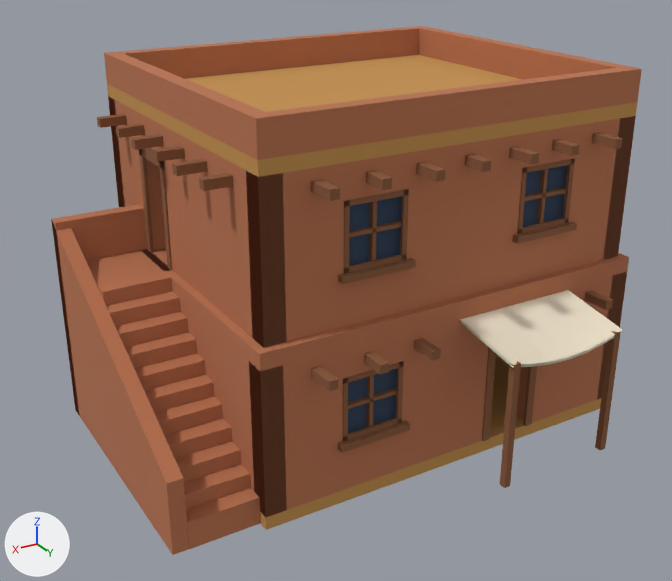
A saved change to the Blender file assets/blender/house.blend.
The view is the same before and after, from a 50 mm lens placed at (9.57, 15.06, 9.59), pointed at (0.9, 0.62, 2.37). The axes (+X, +Y, +Z) are drawn at lower left. The lights are the same throughout. The first picture is the older version.

The first picture shows 'awning-col', 'ground_floor-col', 'ground_wall_front-col', 'ground_wall_right-col', 'roof-col', 'stair-col', 'upper_slab-col', 'upper_wall_front-col', 'upper_wall_left-col', 'upper_wall_right-col' and 2 more.
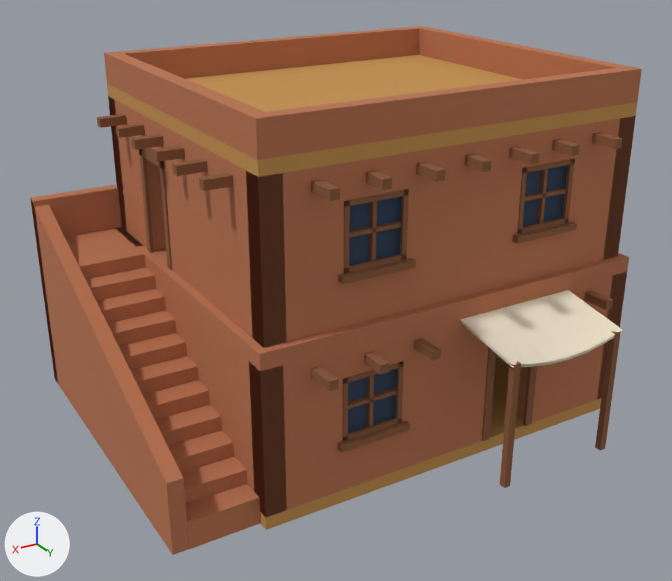
Where the change shows, as pixel boxes (x1, y1, x2, y2) in the pictures (672 x 581 px; the box of a moved part takes in the faces that stretch with it):
'stair-col', reshaped (10% wider)
    before: (51, 204, 260, 555)
    after: (30, 185, 260, 555)
part 1 of me_stair_col, moved or reshaped
    before: (184, 464, 251, 509)
    after: (181, 456, 247, 504)
part 2 of me_stair_col, moved or reshaped
    before: (175, 441, 241, 482)
    after: (168, 430, 234, 473)
part 3 of me_stair_col, moved or reshaped
    before: (164, 419, 232, 458)
    after: (155, 405, 222, 446)
part 4 of me_stair_col, moved or reshaped
    before: (154, 396, 223, 435)
    after: (143, 380, 210, 420)
part 5 of me_stair_col, moved or reshaped
    before: (145, 375, 214, 413)
    after: (130, 356, 198, 395)
part 6 of me_stair_col, moved or reshaped
    before: (135, 353, 205, 391)
    after: (119, 333, 187, 370)
part 7 of me_stair_col, moved or reshaped
    before: (125, 332, 197, 369)
    after: (107, 310, 176, 346)
part 8 of me_stair_col, moved or reshaped
    before: (115, 312, 189, 347)
    after: (96, 289, 166, 323)
part 9 of me_stair_col, moved or reshaped
    before: (106, 291, 181, 326)
    after: (86, 267, 156, 301)
part 10 of me_stair_col, moved or reshaped
    before: (97, 271, 172, 306)
    after: (75, 247, 146, 279)
part 11 of me_stair_col, moved or reshaped
    before: (86, 249, 169, 285)
    after: (65, 227, 142, 258)
part 12 of me_stair_col, moved or reshaped
    before: (51, 204, 147, 415)
    after: (30, 185, 122, 383)
part 13 of me_stair_col, moved or reshaped
    before: (186, 488, 259, 544)
    after: (185, 484, 259, 544)
part 14 of me_stair_col, moved or reshaped
    before: (51, 220, 183, 555)
    after: (32, 204, 183, 555)

Diff of the bpy script that builds the scene:
```diff
--- a/assets/blender/house.blend.py
+++ b/assets/blender/house.blend.py
@@ me_stair_col @@
 # used by ob_stair_col; location = (0.0, 0.0, 0.0)
 # before: 0 (4.0, 2.95, -0.25), 1 (5.3, 2.97, -0.25), 4 (4.0, 2.95, 0.28) at pixel (250, 487), 5 (5.3, 2.97, 0.28)
 # before: 98 (5.3, -2.02, 3.9) at pixel (65, 216), 99 (5.3, -2.02, -0.25), 102 (5.58, -2.02, 3.9) at pixel (51, 218), 103 (5.58, -2.02, -0.25) at pixel (75, 410)
-me_stair_col.from_pydata(...)  # 112 vertices, 84 faces; spans x 3.85..5.58, y -2.02..3.31, z -0.25..3.9
+me_stair_col.from_pydata(...)  # 112 vertices, 84 faces; spans x 3.85..5.58, y -3.56..3.31, z -0.25..3.9
+# me_stair_col part 1: the loose piece of 8 vertices spanning x 4.0..5.3, y 2.61..2.97, z -0.25..0.55 is scaled about its middle by (1, 1.41, 1), then moved by (0.0, -0.21, 0.0)
+# me_stair_col part 2: the loose piece of 8 vertices spanning x 4.0..5.3, y 2.28..2.62, z -0.25..0.83 is scaled about its middle by (1, 1.41, 1), then moved by (0.0, -0.35, 0.0)
+# me_stair_col part 3: the loose piece of 8 vertices spanning x 4.0..5.3, y 1.94..2.28, z -0.25..1.11 is scaled about its middle by (1, 1.41, 1), then moved by (0.0, -0.49, 0.0)
+# me_stair_col part 4: the loose piece of 8 vertices spanning x 4.0..5.3, y 1.59..1.95, z -0.25..1.39 is scaled about its middle by (1, 1.41, 1), then moved by (0.0, -0.63, 0.0)
+# me_stair_col part 5: the loose piece of 8 vertices spanning x 4.0..5.3, y 1.25..1.61, z -0.25..1.66 is scaled about its middle by (1, 1.41, 1), then moved by (0.0, -0.77, 0.0)
+# me_stair_col part 6: the loose piece of 8 vertices spanning x 4.0..5.3, y 0.92..1.26, z -0.25..1.94 is scaled about its middle by (1, 1.41, 1), then moved by (0.0, -0.91, 0.0)
+# me_stair_col part 7: the loose piece of 8 vertices spanning x 4.0..5.3, y 0.58..0.92, z -0.25..2.22 is scaled about its middle by (1, 1.41, 1), then moved by (0.0, -1.05, 0.0)
+# me_stair_col part 8: the loose piece of 8 vertices spanning x 4.0..5.3, y 0.23..0.59, z -0.25..2.5 is scaled about its middle by (1, 1.41, 1), then moved by (0.0, -1.19, 0.0)
+# me_stair_col part 9: the loose piece of 8 vertices spanning x 4.0..5.3, y -0.11..0.25, z -0.25..2.77 is scaled about its middle by (1, 1.41, 1), then moved by (0.0, -1.33, 0.0)
+# me_stair_col part 10: the loose piece of 8 vertices spanning x 4.0..5.3, y -0.44..-0.1, z -0.25..3.05 is scaled about its middle by (1, 1.41, 1), then moved by (0.0, -1.47, 0.0)
+# me_stair_col part 11: the loose piece of 8 vertices spanning x 3.85..5.3, y -1.74..-0.44, z 2.75..3.05 is moved by (0.0, -1.54, 0.0)
+# me_stair_col part 12: the loose piece of 8 vertices spanning x 3.85..5.58, y -2.02..-1.74, z -0.25..3.9 is moved by (0.0, -1.54, 0.0)
+# me_stair_col part 13
+for i in [0, 1, 4, 5]: me_stair_col.vertices[i].co += Vector((0.0, -0.14, 0.0))
+# me_stair_col part 14
+for i in [98, 99, 102, 103]: me_stair_col.vertices[i].co += Vector((0.0, -1.54, 0.0))
 me_stair_col.materials.append(mat_clay)
```
